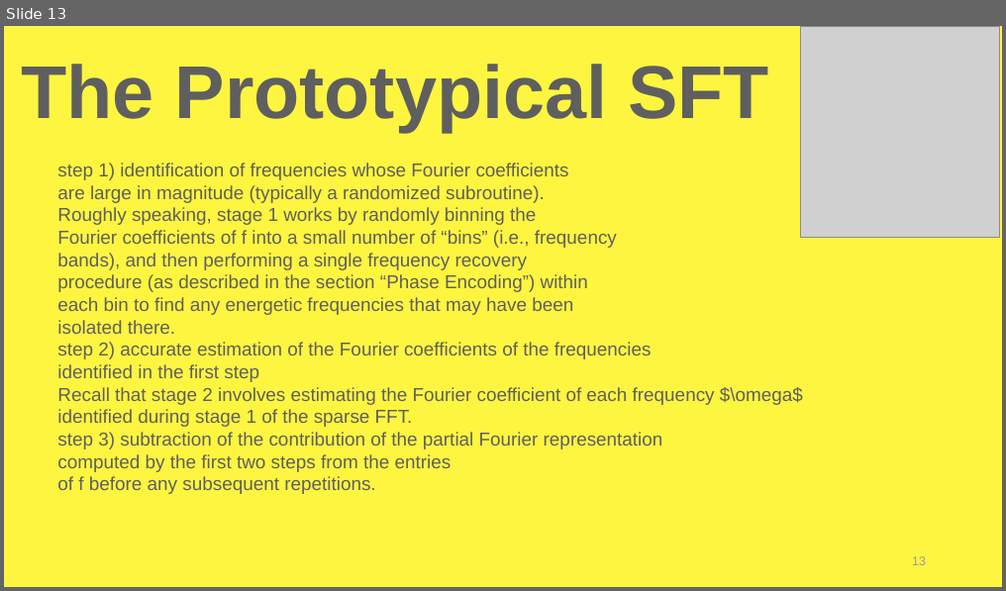
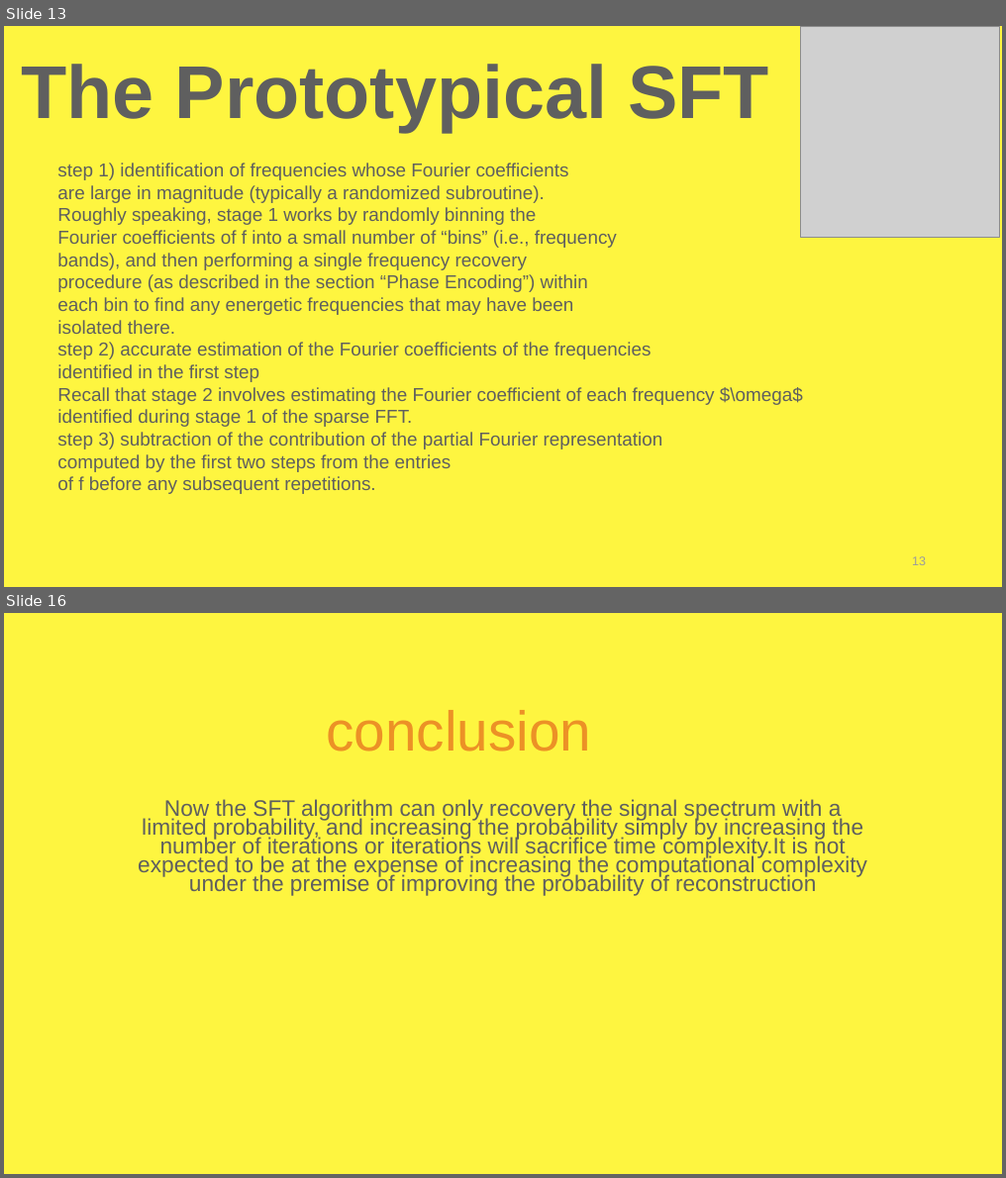
Before and after one commit to andrii619/SparseFFT, a slide deck: Sparse Fourier transform Final Project Report.pptx. Shown one above the other, each under a label of ours: slide 13 before the commit, slides 13 and 16 after it; the slides between them are not shown. The pictures are 1006x591 and 1006x1178 pixels, drawn with LibreOffice and Linux fonts; fonts in the diff are those of the drawing; grey boxes stand for pictures. Boxes give left, top, right and bottom in pixels: in the first picture for what was removed or moved away, otherwise in the second. Text is boxed around its words. In the diff, an @@ line names an element or a change of style, - is before the commit and + after.

```diff
--- a/Sparse Fourier transform Final Project Report.pptx
+++ b/Sparse Fourier transform Final Project Report.pptx
@@ slide 16 added at [4, 613, 1002, 1174], background #FEF540 @@
@@ title added at [326, 710, 591, 752], 54 pt, text #EC9126 @@
+conclusion
@@ subtitle added at [138, 799, 867, 896], 21.6 pt, text #5F5F5F @@
+Now the SFT algorithm can only recovery the signal spectrum with a limited probability, and increasing the probability simply by increasing the number of iterations or iterations will sacrifice time complexity.It is not expected to be at the expense of increasing the computational complexity under the premise of improving the probability of reconstruction
```
Also in this commit, not shown: 2 other slides added.
